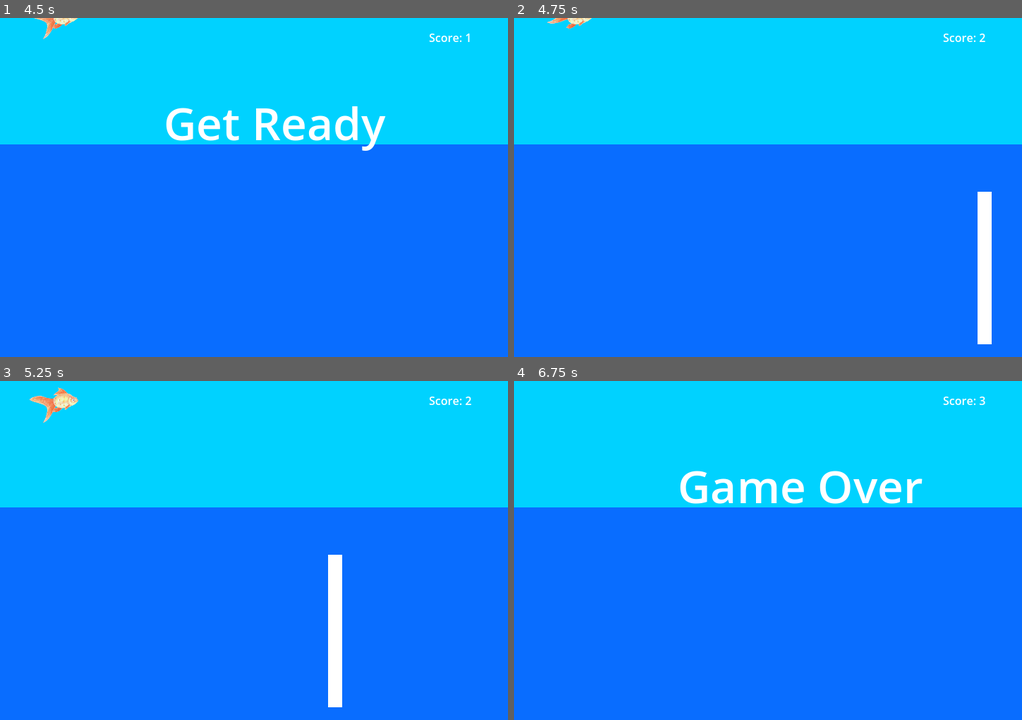
Above: before the commit, frames 1-4 (two rows, left to right).
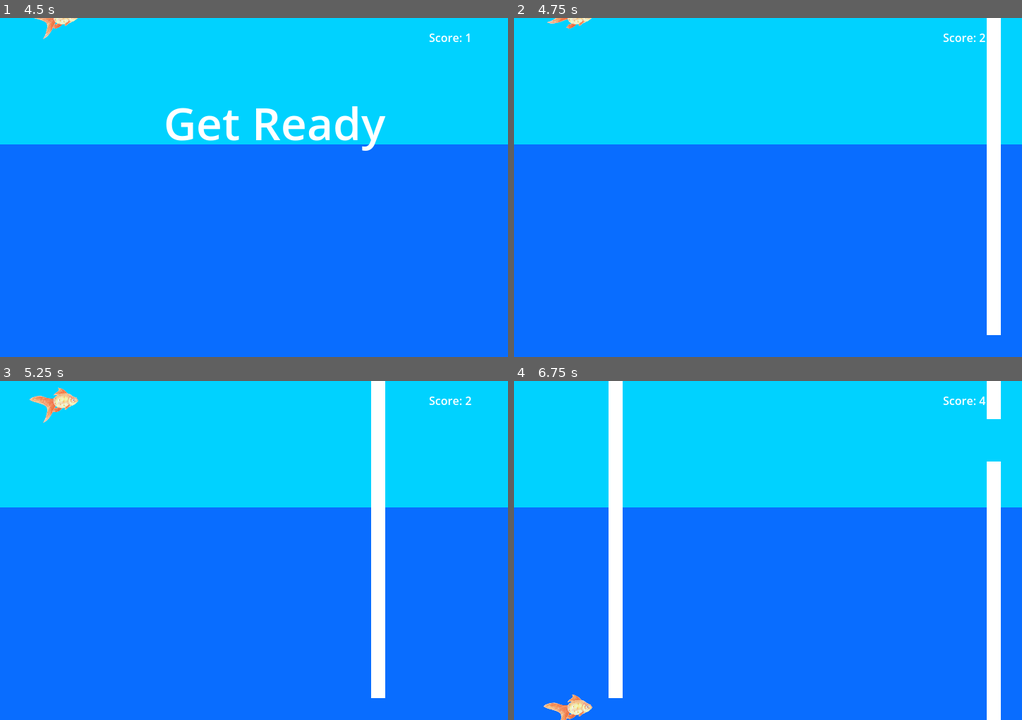
Above: after the commit, the same moments.

Repository: Aveli-games/splashy-fish
Game: Godot game, scene res://main.tscn
The game is run twice, just before and just after one commit, with the same random seed, the same clock (stepped at 60 frames per second) and the same inputs.
Inputs:
- Up to frame 1 (4.5 s): click "Start" at 0.5 s; tap Enter at 1.25 s; hold W (swim_up) 1.28-2.03 s; hold S (swim_down) 2.03-2.78 s; hold W (swim_up) 2.78-4.28 s; hold S (swim_down) from 4.28 s (still down)
- Up to frame 2 (4.75 s): keep holding S (swim_down)
- Up to frame 3 (5.25 s): keep holding S (swim_down)
- Up to frame 4 (6.75 s): release S (swim_down) at 6.53 s; hold W (swim_up) from 6.53 s (still down)

Frame 1 is identical in both runs. In frame 2, 3.0% of the frame differs, in the area x 91-96%, y 0-97%; in frame 3, 3.8%; in frame 4, 7.1%, in the area x 5-96%, y 0-100%.

Commit message:
bigger wall, slower

Diff:
--- a/main.gd
+++ b/main.gd
@@ -39,7 +39,7 @@
 	obstacle.position = obstacle_spawn_location.position
 
 	# Choose the velocity for the obstacle.
-	obstacle.linear_velocity = 400 * Vector2.LEFT
+	obstacle.linear_velocity = 300 * Vector2.LEFT
 
 	# Spawn the obstacle by adding it to the Main scene.
 	add_child(obstacle)
--- a/obstacle_wall.tscn
+++ b/obstacle_wall.tscn
@@ -3,28 +3,28 @@
 [ext_resource type="Texture2D" uid="uid://dy2doeee2u4of" path="res://art/1x1_#FFFFFFFF.png" id="2_lm2ql"]
 
 [sub_resource type="RectangleShape2D" id="RectangleShape2D_ucyvm"]
-size = Vector2(214, 20)
+size = Vector2(500, 20)
 
 [node name="RigidBody2D" type="RigidBody2D"]
 gravity_scale = 0.0
-metadata/_edit_group_ = true
+metadata/_edit_horizontal_guides_ = [500.0, -500.0]
 
 [node name="CollisionShape2D" type="CollisionShape2D" parent="."]
-position = Vector2(2.08165e-12, 125)
+position = Vector2(2.08165e-12, 280)
 rotation = 1.5708
 shape = SubResource("RectangleShape2D_ucyvm")
 
 [node name="Sprite2D" type="Sprite2D" parent="CollisionShape2D"]
-scale = Vector2(216, 20)
+scale = Vector2(500, 20)
 texture = ExtResource("2_lm2ql")
 
 [node name="CollisionShape2D2" type="CollisionShape2D" parent="."]
-position = Vector2(0, -125)
+position = Vector2(2.08165e-12, -280)
 rotation = 1.5708
 shape = SubResource("RectangleShape2D_ucyvm")
 
 [node name="Sprite2D" type="Sprite2D" parent="CollisionShape2D2"]
-scale = Vector2(216, 20)
+scale = Vector2(500, 20)
 texture = ExtResource("2_lm2ql")
 
 [node name="VisibleOnScreenEnabler2D" type="VisibleOnScreenEnabler2D" parent="."]
